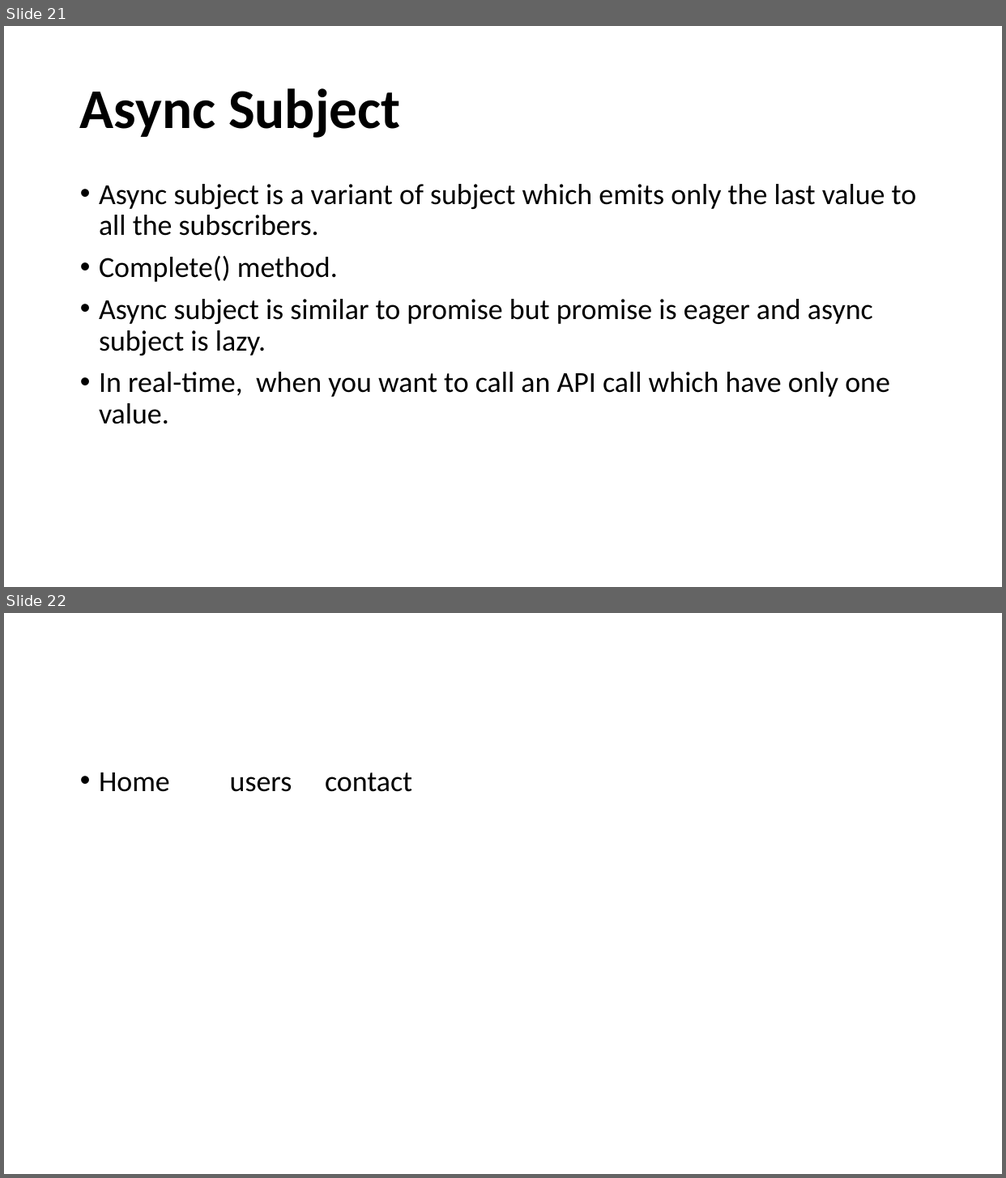
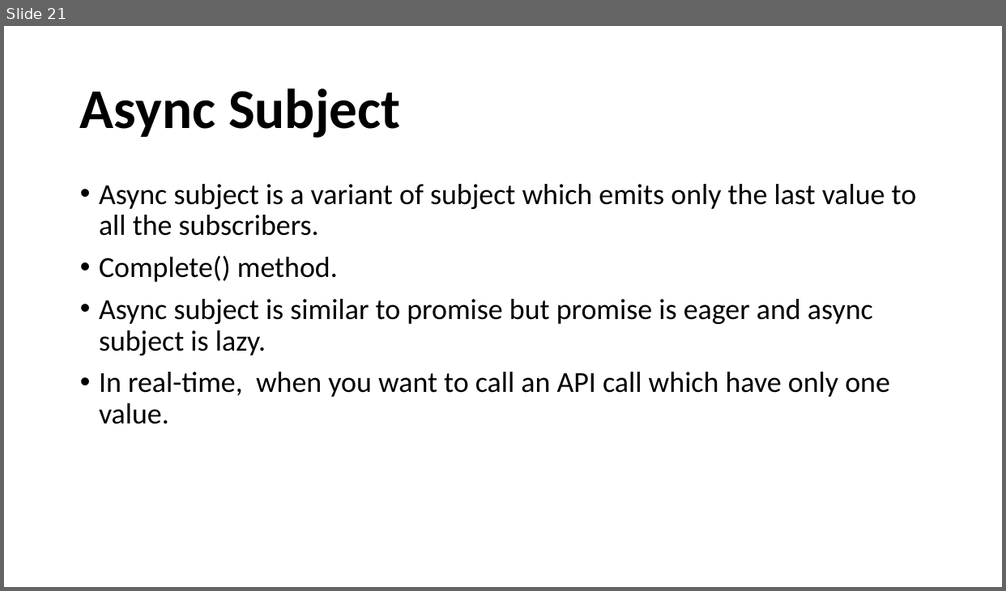
Before and after one commit to raharshi/angular-kh, a slide deck: src/assets/AngularByRaharshi.pptx. Shown one above the other, each under a label of ours: slides 21 and 22 before the commit, slide 21 after it. The pictures are 1006x1178 and 1006x591 pixels, drawn with LibreOffice and Linux fonts; fonts in the diff are those of the drawing; background and template pictures are left out. Boxes give left, top, right and bottom in pixels: in the first picture for what was removed or moved away, otherwise in the second. Text is boxed around its words. In the diff, an @@ line names an element or a change of style, - is before the commit and + after.

```diff
--- a/src/assets/AngularByRaharshi.pptx
+++ b/src/assets/AngularByRaharshi.pptx
@@ slide 22 removed at bbox=[4, 613, 1002, 1174], background picture (left out) @@
@@ text removed at bbox=[99, 773, 412, 792] @@
-• Home users contact
```
Also in this commit, not shown: 1 slide changed, 4 slides added, 10 other files.
